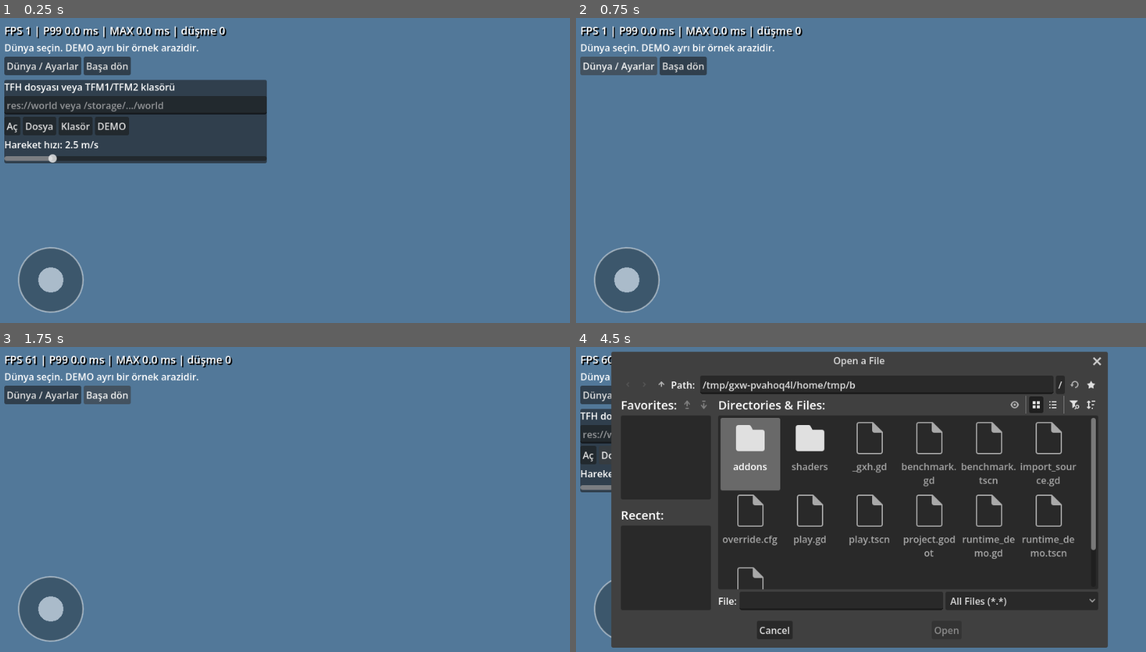
Above: before the commit, frames 1-4 (two rows, left to right).
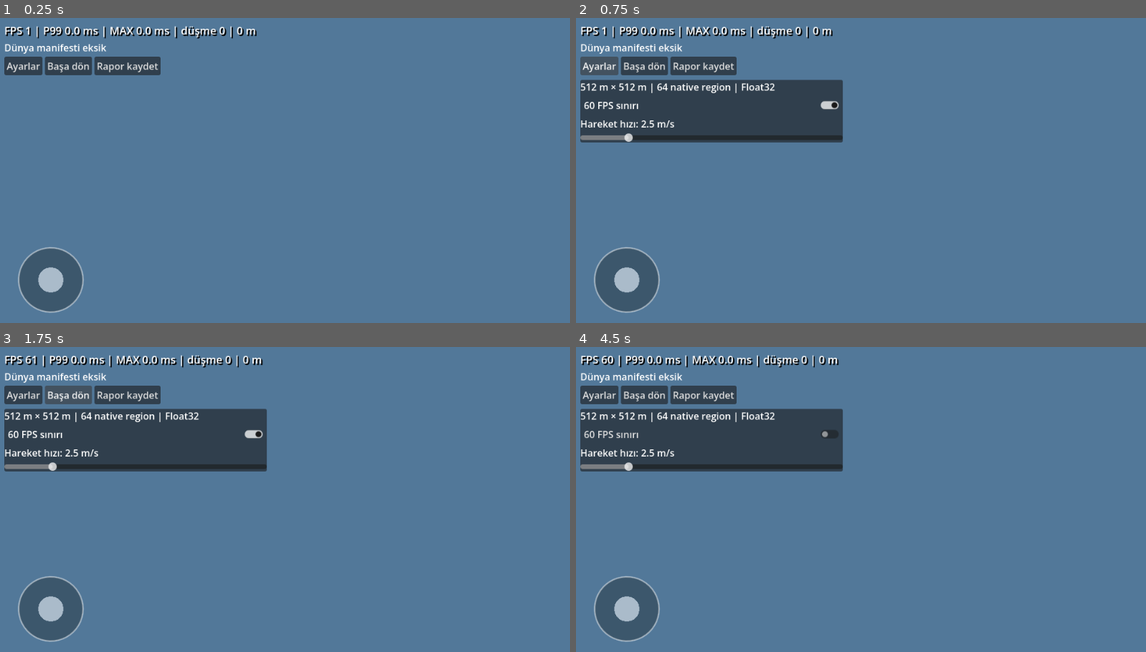
Above: after the commit, the same moments.

Repository: mehmetdem2005/FareOyunu
Game: Godot game, scene res://play.tscn
Same seed, same stepped clock (60 frames per second), same inputs: the game is played once before the commit and once after it.
Inputs (mouse positions are in pixels of both pictures, inside the frame that each line leads up to):
- Up to frame 1 (0.25 s): no input
- Up to frame 2 (0.75 s): click "Dünya / Ayarlar" (after the commit: "Ayarlar") at 0.5 s
- Up to frame 3 (1.75 s): click "Başa dön" at 1.25 s
- Up to frame 4 (4.5 s): click (701, 395) at 2 s, where only the run after the commit has a clickable "Rapor kaydet"; click "Dünya / Ayarlar" (after the commit: "60 FPS sınırı") at 2.75 s; click (587, 453) at 3.5 s, where only the run before the commit has a clickable "Aç"; click (615, 453) at 4.25 s, where only the run before the commit has a clickable "Dosya"

The runs differ from the first frame. In frame 1, 14% of the frame differs, in the area x 0-47%, y 2-48%; in frame 2, 11%; in frame 3, 11%; in frame 4, 84%, in the area x 0-94%, y 1-99%.

Commit message:
feat(play): auto-open full 64-region baked valley and export session FPS frame pacing diagnostics

Diff:
--- a/tools/terrain3d_runtime/play.gd
+++ b/tools/terrain3d_runtime/play.gd
@@ -1,13 +1,24 @@
 extends Node3D
 const Runtime = preload("res://terrain_runtime.gd")
-const Source = preload("res://import_source.gd")
+const Recorder = preload("res://session_recorder.gd")
+var recorder := Recorder.new()
+var report_path := ""
+var load_begin := 0
+var first_ground_ms := -1.0
+var physics_us := 0
+var ground_misses := 0
+var ground_checks := 0
+var last_probe := 0
+var traveled := 0.0
+var previous_position := Vector3.ZERO
+var has_previous_position := false
+var world_info: Dictionary = {}
 var backend: Runtime
 var player: CharacterBody3D
 var camera: Camera3D
 var status: Label
 var source_label: Label
 var menu: PanelContainer
-var path_field: LineEdit
 var dialog: FileDialog
 var extent := Vector2.ZERO
 var spawn := Vector3.ZERO
@@ -68,13 +79,9 @@
 	add_child(camera)
 	camera.current = true
 	make_ui()
-	if FileAccess.file_exists("res://world.tfh"):
-		request_load("res://world.tfh")
-	elif DirAccess.dir_exists_absolute("res://world"):
-		request_load("res://world")
-	else:
-		menu.show()
-		source_label.text = "Dünya seçin. DEMO ayrı bir örnek arazidir."
+	menu.hide()
+	load_begin = Time.get_ticks_usec()
+	request_load()
 
 func make_ui() -> void:
 	var layer := CanvasLayer.new()
@@ -101,13 +108,17 @@
 	var bar := HBoxContainer.new()
 	top.add_child(bar)
 	var open := Button.new()
-	open.text = "Dünya / Ayarlar"
-	open.pressed.connect(func(): menu.visible = not menu.visible; stick = Vector2.ZERO)
+	open.text = "Ayarlar"
+	open.pressed.connect(func(): menu.visible = not menu.visible; reset_touch())
 	bar.add_child(open)
 	var reset := Button.new()
 	reset.text = "Başa dön"
 	reset.pressed.connect(respawn)
 	bar.add_child(reset)
+	var report := Button.new()
+	report.text = "Rapor kaydet"
+	report.pressed.connect(save_report)
+	bar.add_child(report)
 	menu = PanelContainer.new()
 	ui.add_child(menu)
 	menu.position = Vector2(12,104)
@@ -115,29 +126,13 @@
 	var box := VBoxContainer.new()
 	menu.add_child(box)
 	var hint := Label.new()
-	hint.text = "TFH dosyası veya TFM1/TFM2 klasörü"
+	hint.text = "512 m × 512 m | 64 native region | Float32"
 	box.add_child(hint)
-	path_field = LineEdit.new()
-	path_field.placeholder_text = "res://world veya /storage/.../world"
-	box.add_child(path_field)
-	var row := HBoxContainer.new()
-	box.add_child(row)
-	var load_button := Button.new()
-	load_button.text = "Aç"
-	load_button.pressed.connect(func(): request_load(path_field.text.strip_edges()))
-	row.add_child(load_button)
-	var browse := Button.new()
-	browse.text = "Dosya"
-	browse.pressed.connect(func(): dialog.file_mode = FileDialog.FILE_MODE_OPEN_FILE; dialog.popup_centered_ratio(0.85))
-	row.add_child(browse)
-	var folder := Button.new()
-	folder.text = "Klasör"
-	folder.pressed.connect(func(): dialog.file_mode = FileDialog.FILE_MODE_OPEN_DIR; dialog.popup_centered_ratio(0.85))
-	row.add_child(folder)
-	var demo := Button.new()
-	demo.text = "DEMO"
-	demo.pressed.connect(func(): request_load("@demo"))
-	row.add_child(demo)
+	var cap := CheckButton.new()
+	cap.text = "60 FPS sınırı"
+	cap.button_pressed = true
+	cap.toggled.connect(func(on: bool): Engine.max_fps = 60 if on else 0; recorder.event("fps_cap",Engine.max_fps))
+	box.add_child(cap)
 	var speed_label := Label.new()
 	speed_label.text = "Hareket hızı: 2.5 m/s"
 	box.add_child(speed_label)
@@ -146,65 +141,107 @@
 	slider.max_value = 12.0
 	slider.step = 0.5
 	slider.value = speed
-	slider.value_changed.connect(func(v: float): speed = v; speed_label.text = "Hareket hızı: %.1f m/s" % v)
+	slider.value_changed.connect(func(v: float): speed = v; speed_label.text = "Hareket hızı: %.1f m/s" % v; recorder.event("speed_mps",v))
 	box.add_child(slider)
 	dialog = FileDialog.new()
 	dialog.access = FileDialog.ACCESS_FILESYSTEM
-	dialog.file_selected.connect(func(p: String): path_field.text = p; request_load(p))
-	dialog.dir_selected.connect(func(p: String): path_field.text = p; request_load(p))
+	dialog.file_mode = FileDialog.FILE_MODE_SAVE_FILE
+	dialog.filters = PackedStringArray(["*.json ; JSON performans raporu"])
+	dialog.file_selected.connect(copy_report)
 	add_child(dialog)
 
-func request_load(path: String) -> void:
-	if loading or path.is_empty():
-		return
+func request_load() -> void:
 	loading = true
-	ready_to_walk = false
-	stick = Vector2.ZERO
-	source_label.text = "Arazi içe aktarılıyor..."
+	source_label.text = "Dünya hazırlanıyor..."
 	await get_tree().process_frame
 	await get_tree().process_frame
-	var source := Source.new()
-	var result: Error = source.demo() if path == "@demo" else source.load_source(path)
-	if result != OK:
-		source_label.text = "Açılmadı: " + source.error_message
-		loading = false
-		ready_to_walk = backend != null
-		return
-	if backend != null:
-		backend.free()
-		backend = null
+	var manifest := FileAccess.open("res://world/world.json",FileAccess.READ)
+	if manifest == null:
+		fail_load("Dünya manifesti eksik")
+		return
+	var parsed: Variant = JSON.parse_string(manifest.get_as_text())
+	if not parsed is Dictionary:
+		fail_load("Dünya manifesti geçersiz")
+		return
+	world_info = parsed
+	var side := int(world_info.get("samples",0))
+	var spacing := float(world_info.get("spacing_m",0))
+	var world_path := "res://world/height.r32"
+	if side != 2048 or spacing != 0.25 or not FileAccess.file_exists(world_path):
+		fail_load("Dünya boyutu veya verisi geçersiz")
+		return
+	if FileAccess.get_sha256(world_path) != str(world_info.get("sha256","")):
+		fail_load("Dünya SHA256 uyuşmuyor")
+		return
+	var bytes := FileAccess.get_file_as_bytes(world_path)
+	if bytes.size() != side*side*4:
+		fail_load("Float32 veri boyutu geçersiz")
+		return
+	var image := Image.create_from_data(side,side,false,Image.FORMAT_RF,bytes)
+	bytes = PackedByteArray()
+	extent = Vector2(side-1,side-1)*spacing
+	player.position = Vector3(extent.x*0.5,0,extent.y*0.5)
+	update_camera()
 	var next := Runtime.new()
 	add_child(next)
-	extent = Vector2(source.cells)*source.spacing
-	player.position = Vector3(extent.x*0.5,0,extent.y*0.5)
-	update_camera()
-	result = next.initialize(camera,player,source.spacing,"lean")
+	var result: Error = next.initialize(camera,player,spacing,"lean")
 	if result == OK:
-		result = next.import_height_snapshot(source.height_image(),Vector3.ZERO,source.control_image())
+		result = next.import_height_snapshot(image)
 	if result != OK:
 		next.free()
-		source_label.text = "Terrain3D aktarımı başarısız: " + str(result)
-		loading = false
+		fail_load("Terrain3D aktarımı başarısız: " + str(result))
 		return
 	backend = next
 	var height: float = backend.surface_height(player.position)
 	if not is_finite(height):
-		source_label.text = "Başlangıç yüksekliği okunamadı."
-		loading = false
+		fail_load("Başlangıç yüksekliği okunamadı")
 		return
 	spawn = Vector3(player.position.x,height+0.20,player.position.z)
 	respawn()
-	source_label.text = ("DEMO — özgün dünya değil" if path=="@demo" else path.get_file()) + " | %.0f × %.0f m" % [extent.x,extent.y]
-	menu.hide()
+	source_label.text = "Kuzey Vadisi | %.1f × %.1f m | 64 bölge" % [extent.x,extent.y]
 	loading = false
 	gaps = 0
 	frame_ms.clear()
 	last_frame = 0
+	recorder.begin(world_info, float(Time.get_ticks_usec()-load_begin)/1000.0)
+	recorder.event("fps_cap",Engine.max_fps)
+
+func fail_load(message: String) -> void:
+	source_label.text = message
+	loading = false
+	ready_to_walk = false
+
+func reset_touch() -> void:
+	stick = Vector2.ZERO
+	stick_id = -1
+	look_id = -1
+	overlay.engaged = false
+	overlay.offset = Vector2.ZERO
+	overlay.queue_redraw()
+
+func save_report() -> void:
+	if not recorder.active:
+		return
+	reset_touch()
+	report_path = recorder.save()
+	if report_path.is_empty():
+		source_label.text = "Rapor yazılamadı"
+		return
+	source_label.text = "Rapor: " + ProjectSettings.globalize_path(report_path)
+	dialog.current_file = report_path.get_file()
+	dialog.popup_centered_ratio(0.85)
+
+func copy_report(path: String) -> void:
+	var dst := path if path.to_lower().ends_with(".json") else path+".json"
+	var result := DirAccess.copy_absolute(ProjectSettings.globalize_path(report_path),dst)
+	source_label.text = "Rapor kaydedildi: " + dst if result==OK else "Kopyalanamadı; rapor: " + ProjectSettings.globalize_path(report_path)
 
 func respawn() -> void:
 	if backend == null:
 		return
 	player.position = spawn
+	has_previous_position = false
+	recorder.event("respawn", [spawn.x,spawn.y,spawn.z])
 	player.velocity = Vector3.ZERO
 	ready_to_walk = false
 	update_camera()
@@ -244,6 +281,7 @@
 func _physics_process(delta: float) -> void:
 	if backend == null or loading:
 		return
+	var tick := Time.get_ticks_usec()
 	if not ready_to_walk:
 		var p := player.global_position
 		var ray := PhysicsRayQueryParameters3D.create(p+Vector3.UP,p-Vector3.UP*2.0,1)
@@ -251,12 +289,15 @@
 		if hit.is_empty():
 			return
 		ready_to_walk = true
+		if first_ground_ms < 0:
+			first_ground_ms = float(Time.get_ticks_usec()-load_begin)/1000.0
+			recorder.event("first_ground_ms",first_ground_ms)
 	var move := stick
 	if Input.is_physical_key_pressed(KEY_W): move.y -= 1
 	if Input.is_physical_key_pressed(KEY_S): move.y += 1
 	if Input.is_physical_key_pressed(KEY_A): move.x -= 1
 	if Input.is_physical_key_pressed(KEY_D): move.x += 1
-	if menu.visible: move = Vector2.ZERO
+	if menu.visible or dialog.visible: move = Vector2.ZERO
 	move = move.limit_length()
 	var direction := Vector3(move.x,0,move.y).rotated(Vector3.UP,yaw)
 	player.velocity.x = direction.x*speed
@@ -272,6 +313,24 @@
 		gaps += 1
 		respawn()
 	update_camera()
+	if has_previous_position:
+		traveled += Vector2(player.position.x-previous_position.x,player.position.z-previous_position.z).length()
+	previous_position = player.position
+	has_previous_position = true
+	var now := Time.get_ticks_usec()
+	if now-last_probe>=1000000:
+		last_probe = now
+		var p := player.global_position
+		var expected := backend.surface_height(p)
+		var ray := PhysicsRayQueryParameters3D.create(p+Vector3.UP*2.0,p-Vector3.UP*3.0,1)
+		var hit := get_world_3d().direct_space_state.intersect_ray(ray)
+		ground_checks += 1
+		if hit.is_empty() or not is_finite(expected):
+			ground_misses += 1
+			recorder.event("ground_probe_miss",[p.x,p.y,p.z])
+		else:
+			recorder.last_ground_error_m = absf(float(hit.position.y)-expected)
+	physics_us += Time.get_ticks_usec()-tick
 
 func update_camera() -> void:
 	var aim := player.position + Vector3.UP*0.15
@@ -284,6 +343,8 @@
 		return
 	var now := Time.get_ticks_usec()
 	if last_frame>0 and backend != null and not loading:
+		recorder.frame(now-last_frame,player.position,physics_us,traveled,gaps,ground_checks,ground_misses,speed,ready_to_walk,menu.visible or dialog.visible)
+		physics_us = 0
 		frame_ms.append(float(now-last_frame)/1000.0)
 		if frame_ms.size()>240:
 			frame_ms.pop_front()
@@ -295,4 +356,4 @@
 	sorted.sort()
 	var p99 := 0.0 if sorted.is_empty() else float(sorted[clampi(ceili(sorted.size()*0.99)-1,0,sorted.size()-1)])
 	var worst := 0.0 if sorted.is_empty() else float(sorted[-1])
-	status.text = "FPS %d | P99 %.1f ms | MAX %.1f ms | düşme %d" % [Engine.get_frames_per_second(),p99,worst,gaps]
+	status.text = "FPS %d | P99 %.1f ms | MAX %.1f ms | düşme %d | %.0f m" % [Engine.get_frames_per_second(),p99,worst,gaps,traveled]
--- /dev/null
+++ b/tools/terrain3d_runtime/session_recorder.gd
@@ -0,0 +1,130 @@
+extends RefCounted
+# Lightweight frame logging: packed integer intervals, one summary per second.
+# No sorting or disk writes each frame. Manual exports may stall; explicitly excluded.
+const MAX_FRAMES := 1000000
+var active := false
+var start_us := 0
+var last_second := 0
+var total_us := 0
+var raw := PackedInt32Array()
+var seconds: Array[Dictionary] = []
+var events: Array[Dictionary] = []
+var bucket := PackedInt32Array()
+var bucket_physics_us := 0
+var world: Dictionary = {}
+var startup_ms := 0.0
+var last_ground_error_m := -1.0
+var session_name := ""
+var file: FileAccess
+var last_flush := 0
+var skip_next := false
+var dropped_frames := 0
+
+func begin(info: Dictionary, load_ms: float) -> void:
+	world = info.duplicate(true)
+	startup_ms = load_ms
+	start_us = Time.get_ticks_usec()
+	last_second = start_us
+	last_flush = start_us
+	active = true
+	session_name = "TerraForge_%d_%d" % [int(Time.get_unix_time_from_system()),start_us]
+	file = FileAccess.open("user://"+session_name+".jsonl",FileAccess.WRITE)
+	write_line({"type":"header","schema":2,"world":world,"startup_ms":startup_ms,"metadata":metadata()})
+
+func metadata() -> Dictionary:
+	return {"godot":Engine.get_version_info(),"platform":OS.get_name(),"device":OS.get_model_name(),"gpu":RenderingServer.get_video_adapter_name(),"renderer":RenderingServer.get_current_rendering_method(),"fps_cap":Engine.max_fps,"physics_ticks_per_second":Engine.physics_ticks_per_second,"screen":[DisplayServer.window_get_size().x,DisplayServer.window_get_size().y],"unix_start":Time.get_unix_time_from_system(),"notes":"Frame intervals include rendering, scheduling and caps, not GPU-only time. Physics script time excludes engine solver. RSS is sampled, not VRAM."}
+
+func write_line(data: Dictionary) -> void:
+	if file != null:
+		file.store_line(JSON.stringify(data))
+
+func event(name: String, value: Variant) -> void:
+	if not active:
+		return
+	var e := {"type":"event","t_ms":float(Time.get_ticks_usec()-start_us)/1000.0,"name":name,"value":value}
+	events.append(e)
+	write_line(e)
+
+func rss_bytes() -> int:
+	var f := FileAccess.open("/proc/self/status",FileAccess.READ)
+	if f == null:
+		return -1
+	for i in range(128):
+		var line := f.get_line()
+		if line.begins_with("VmRSS:"):
+			return line.trim_prefix("VmRSS:").strip_edges().get_slice(" ",0).to_int()*1024
+		if f.eof_reached():
+			break
+	return -1
+
+func frame(interval: int, pos: Vector3, phys: int, distance: float, falls: int, checks: int, misses: int, speed: float, grounded_ready: bool, menu: bool) -> void:
+	if not active:
+		return
+	if skip_next:
+		skip_next = false
+		return
+	if raw.size()<MAX_FRAMES:
+		raw.append(interval)
+	else:
+		dropped_frames += 1
+	total_us += interval
+	bucket.append(interval)
+	bucket_physics_us += phys
+	var now := Time.get_ticks_usec()
+	if now-last_second<1000000:
+		return
+	var summary := summarize(bucket)
+	summary.merge({"type":"second","t_ms":float(now-start_us)/1000.0,"pos":[pos.x,pos.y,pos.z],"distance_m":distance,"respawn_falls":falls,"ground_checks":checks,"ground_misses":misses,"ground_error_last_m":last_ground_error_m,"physics_script_us":bucket_physics_us,"speed_mps":speed,"ground_ready":grounded_ready,"menu_open":menu,"fps_cap":Engine.max_fps,"viewport":[int(Engine.get_main_loop().root.get_visible_rect().size.x),int(Engine.get_main_loop().root.get_visible_rect().size.y)],"rss_bytes":rss_bytes(),"static_bytes":OS.get_static_memory_usage(),"draw_calls":int(Performance.get_monitor(Performance.RENDER_TOTAL_DRAW_CALLS_IN_FRAME)),"primitives":int(Performance.get_monitor(Performance.RENDER_TOTAL_PRIMITIVES_IN_FRAME)),"physics_process_ms":Performance.get_monitor(Performance.TIME_PHYSICS_PROCESS)*1000.0,"process_ms":Performance.get_monitor(Performance.TIME_PROCESS)*1000.0})
+	seconds.append(summary)
+	var line := summary.duplicate()
+	line["frame_us"] = Array(bucket)
+	write_line(line)
+	bucket.clear()
+	bucket_physics_us = 0
+	last_second = now
+	if file != null and now-last_flush>=10000000:
+		file.flush()
+		last_flush = now
+
+func summarize(values: PackedInt32Array) -> Dictionary:
+	if values.is_empty():
+		return {"frames":0}
+	var sorted := values.duplicate()
+	sorted.sort()
+	var sum := 0
+	var over33 := 0
+	var over50 := 0
+	var over100 := 0
+	var streak := 0
+	var worst_streak := 0
+	for us in values:
+		sum += us
+		if us>33333:
+			over33 += 1
+			streak += us
+			worst_streak = maxi(worst_streak,streak)
+		else:
+			streak = 0
+		if us>50000: over50 += 1
+		if us>100000: over100 += 1
+	var n := sorted.size()
+	var tail_count := maxi(1,ceili(float(n)*0.01))
+	var tail_sum := 0
+	for i in range(n-tail_count,n):
+		tail_sum += sorted[i]
+	return {"frames":n,"fps":1000000.0*n/maxi(sum,1),"mean_ms":float(sum)/n/1000.0,"p50_ms":sorted[ceili(n*0.5)-1]/1000.0,"p95_ms":sorted[ceili(n*0.95)-1]/1000.0,"p99_ms":sorted[ceili(n*0.99)-1]/1000.0,"max_ms":sorted[-1]/1000.0,"one_percent_low_fps":1000000.0*tail_count/maxi(tail_sum,1),"over_33ms":over33,"over_50ms":over50,"over_100ms":over100,"worst_slow_streak_ms":worst_streak/1000.0}
+
+func save() -> String:
+	event("manual_export_begin",raw.size())
+	var report := {"schema":2,"world":world,"metadata":metadata(),"startup_ms":startup_ms,"elapsed_ms":float(Time.get_ticks_usec()-start_us)/1000.0,"recorded_interval_ms":total_us/1000.0,"raw_frames_dropped_from_memory":dropped_frames,"summary":summarize(raw),"per_second":seconds,"events":events,"frame_intervals_us":Array(raw),"recovery_jsonl":session_name+".jsonl"}
+	var path := "user://"+session_name+".json"
+	var output := FileAccess.open(path,FileAccess.WRITE)
+	if output == null:
+		return ""
+	output.store_string(JSON.stringify(report))
+	output.close()
+	if file != null:
+		file.flush()
+	skip_next = true
+	event("manual_export_end",raw.size())
+	return path
